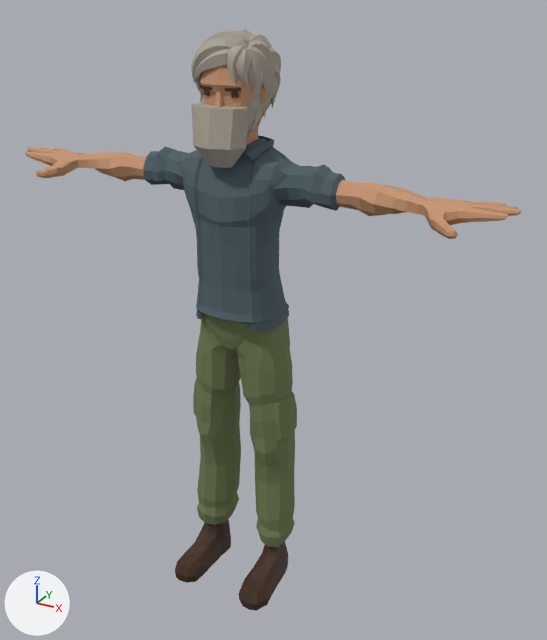
The Blender file art/imported/poly-pizza/char_npc_silas_a.blend as it was, and as the next commit left it.
One viewpoint serves both versions: a 50 mm camera at (1.241, -2.095, 2.064) aimed at (0.1, -0.021, 1.027). Lighting does not change. The marker at lower left points along +X, +Y and +Z. The picture after the commit comes second. Objects named as collision shapes, trigger or cutter boxes, shadow casters or lower levels of detail are left out.

The scene before the commit, as lines of its bpy script (objects in view):
```python
me_char_npc_silas_a_beard_mesh = bpy.data.meshes.new('char_npc_silas_a_beard_mesh')
me_char_npc_silas_a_beard_mesh.from_pydata(...)  # 24 vertices, 18 faces; spans x -0.098..0.097, y -0.235..-0.102, z 1.57..1.745
me_char_npc_silas_a_beard_mesh.materials.append(mat_hair_silver_01)
me_cube_020 = bpy.data.meshes.new('Cube.020')
me_cube_020.from_pydata(...)  # 1670 vertices, 822 faces; spans x -0.198..0.198, y -0.178..0.069, z 0.145..1.086
# faces by material slot: [718, 104]
me_cube_020.materials.append(mat_cloth_olive_01)
me_cube_020.materials.append(mat_cloth_olive_01)
me_cube_039 = bpy.data.meshes.new('Cube.039')
me_cube_039.from_pydata(...)  # 7362 vertices, 3620 faces; spans x -0.114..0.117, y -0.184..0.098, z 1.515..1.95
# faces by material slot: [448, 24, 3124, 24]
me_cube_039.materials.append(mat_skin_warm_01)
me_cube_039.materials.append(mat_wood_dark_01)
me_cube_039.materials.append(mat_hair_silver_01)
me_cube_039.materials.append(mat_wood_dark_01)
ob_char_npc_silas_a_adventurer_head_lod0 = bpy.data.objects.new('char_npc_silas_a_Adventurer_Head_LOD0', me_cube_039)
ob_char_npc_silas_a_adventurer_head_lod0.parent = ob_char_npc_silas_a_lod0
ob_char_npc_silas_a_adventurer_head_lod0.location = (0.0, 0.0, 0.0)
ob_char_npc_silas_a_adventurer_legs_lod0 = bpy.data.objects.new('char_npc_silas_a_Adventurer_Legs_LOD0', me_cube_020)
ob_char_npc_silas_a_adventurer_legs_lod0.parent = ob_char_npc_silas_a_lod0
ob_char_npc_silas_a_adventurer_legs_lod0.location = (0.0, 0.0, 0.0)
ob_char_npc_silas_a_beard_lod0 = bpy.data.objects.new('char_npc_silas_a_beard_LOD0', me_char_npc_silas_a_beard_mesh)
ob_char_npc_silas_a_beard_lod0.parent = ob_char_npc_silas_a_lod0
ob_char_npc_silas_a_beard_lod0.location = (0.0, 0.0, 0.0)
# also in view: 'char_npc_silas_a_Adventurer_Body_LOD0' at (0.0, -0.067, 1.338); 'char_npc_silas_a_Adventurer_Feet_LOD0' at (0.0, -0.155, 0.116)
```
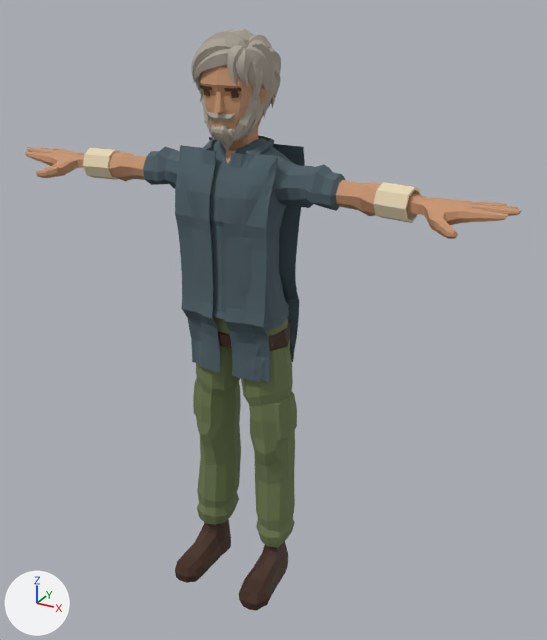
Pixel boxes (x1, y1, x2, y2) of what changed, in the pictures (547 x 640 px):
'char_npc_silas_a_coat_left_LOD0', added (blue)
    after: (224, 153, 278, 382)
'char_npc_silas_a_coat_right_LOD0', added (blue)
    after: (175, 145, 221, 373)
'char_npc_silas_a_beard_LOD0', deleted
    before: (191, 103, 248, 168)
'char_npc_silas_a_coat_back_LOD0', added
    after: (209, 137, 305, 362)
'char_npc_silas_a_cuff_left_LOD0', added (beige)
    after: (373, 182, 421, 223)
'char_npc_silas_a_cuff_right_LOD0', added (beige)
    after: (83, 148, 119, 180)
'char_npc_silas_a_belt_LOD0', added (brown)
    after: (218, 320, 290, 351)

The change, as a list of edits to the scene's bpy script:
```text
Add mat_canvas_cream_01:
    mat_canvas_cream_01 = bpy.data.materials.new('canvas_cream_01')
    mat_canvas_cream_01.use_nodes = True; mat_canvas_cream_01.node_tree.nodes.clear()
    _N = mat_canvas_cream_01.node_tree.nodes; _L = mat_canvas_cream_01.node_tree.links
    n0 = _N.new('ShaderNodeOutputMaterial'); n0.name = 'Material Output'
    n1 = _N.new('ShaderNodeBsdfPrincipled'); n1.name = 'Principled BSDF'
    n1.inputs[2].default_value = 0.9  # 'Roughness'
    n2 = _N.new('ShaderNodeVertexColor'); n2.name = 'Color Attribute'
    n2.layer_name = 'Color'
    _L.new(n2.outputs[0], n1.inputs[0])  # 'Color' to 'Base Color'
    _L.new(n1.outputs[0], n0.inputs[0])  # 'BSDF' to 'Surface'
Remove ob_char_npc_silas_a_beard_lod0:
    ob_char_npc_silas_a_beard_lod0 = bpy.data.objects.new('char_npc_silas_a_beard_LOD0', me_char_npc_silas_a_beard_mesh)
Add ob_char_npc_silas_a_cuff_right_lod0:
    ob_char_npc_silas_a_cuff_right_lod0 = bpy.data.objects.new('char_npc_silas_a_cuff_right_LOD0', me_char_npc_silas_a_cuff_right_mesh)  # 32 vertices, 32 faces; spans x -0.5904..-0.4795, y -0.1395..-0.0247, z 1.4534..1.5566
    ob_char_npc_silas_a_cuff_right_lod0.parent = ob_char_npc_silas_a_lod0
    ob_char_npc_silas_a_cuff_right_lod0.location = (0.0, 0.0, 0.0)
Add ob_char_npc_silas_a_cuff_left_lod0:
    ob_char_npc_silas_a_cuff_left_lod0 = bpy.data.objects.new('char_npc_silas_a_cuff_left_LOD0', me_char_npc_silas_a_cuff_left_mesh)  # 32 vertices, 32 faces; spans x 0.4795..0.5904, y -0.1395..-0.0247, z 1.4534..1.5566
    ob_char_npc_silas_a_cuff_left_lod0.parent = ob_char_npc_silas_a_lod0
    ob_char_npc_silas_a_cuff_left_lod0.location = (0.0, 0.0, 0.0)
Add ob_char_npc_silas_a_belt_lod0:
    ob_char_npc_silas_a_belt_lod0 = bpy.data.objects.new('char_npc_silas_a_belt_LOD0', me_char_npc_silas_a_belt_mesh)  # 48 vertices, 48 faces; spans x -0.176..0.176, y -0.174..0.071, z 0.96..1.011
    ob_char_npc_silas_a_belt_lod0.parent = ob_char_npc_silas_a_lod0
    ob_char_npc_silas_a_belt_lod0.location = (0.0, 0.0, 0.0)
Add ob_char_npc_silas_a_coat_back_lod0:
    ob_char_npc_silas_a_coat_back_lod0 = bpy.data.objects.new('char_npc_silas_a_coat_back_LOD0', me_char_npc_silas_a_coat_back_mesh)  # 342 vertices, 340 faces; spans x -0.174..0.174, y 0.021..0.083, z 0.862..1.609
    ob_char_npc_silas_a_coat_back_lod0.parent = ob_char_npc_silas_a_lod0
    ob_char_npc_silas_a_coat_back_lod0.location = (0.0, 0.0, 0.0)
Add ob_char_npc_silas_a_coat_right_lod0:
    ob_char_npc_silas_a_coat_right_lod0 = bpy.data.objects.new('char_npc_silas_a_coat_right_LOD0', me_char_npc_silas_a_coat_right_mesh)  # 342 vertices, 340 faces; spans x -0.174..-0.025, y -0.211..-0.126, z 0.862..1.609
    ob_char_npc_silas_a_coat_right_lod0.parent = ob_char_npc_silas_a_lod0
    ob_char_npc_silas_a_coat_right_lod0.location = (0.0, 0.0, 0.0)
Add ob_char_npc_silas_a_coat_left_lod0:
    ob_char_npc_silas_a_coat_left_lod0 = bpy.data.objects.new('char_npc_silas_a_coat_left_LOD0', me_char_npc_silas_a_coat_left_mesh)  # 342 vertices, 340 faces; spans x 0.025..0.174, y -0.211..-0.126, z 0.862..1.609
    ob_char_npc_silas_a_coat_left_lod0.parent = ob_char_npc_silas_a_lod0
    ob_char_npc_silas_a_coat_left_lod0.location = (0.0, 0.0, 0.0)
```
